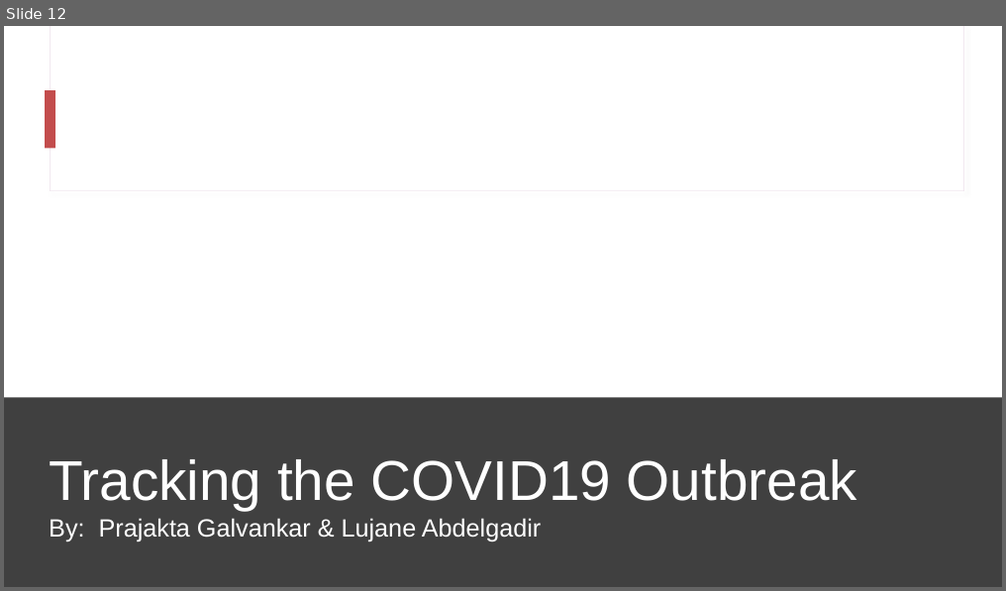
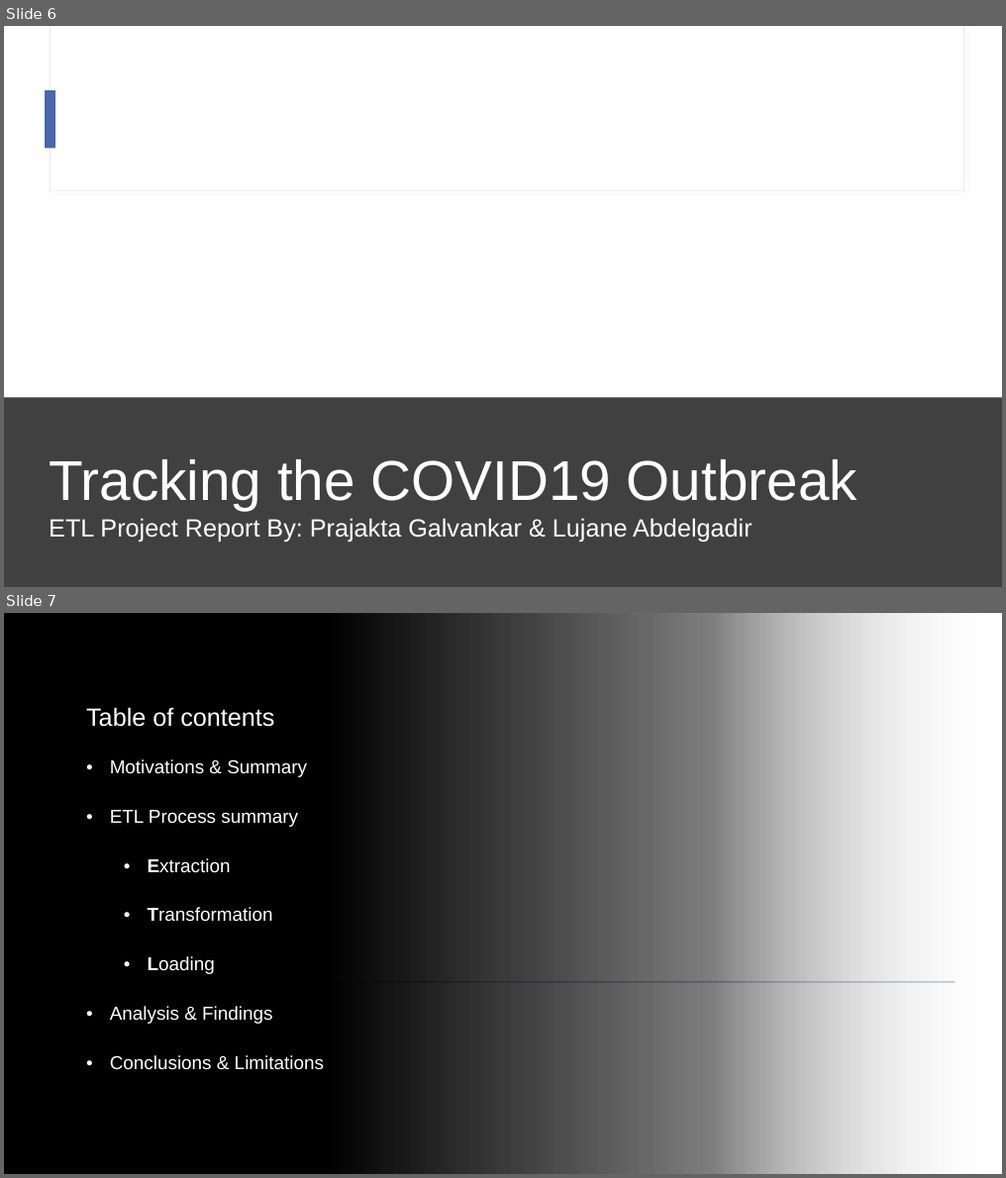
Before and after one commit to lujane-92/Project-2, a slide deck: ETL Project - Draft report.pptx. Shown one above the other, each under a label of ours: slide 12 before the commit, slides 6 and 7 after it. The pictures are 1006x591 and 1006x1178 pixels, drawn with LibreOffice and Linux fonts; fonts in the diff are those of the drawing; background and template pictures are left out. Boxes give left, top, right and bottom in pixels: in the first picture for what was removed or moved away, otherwise in the second. Text is boxed around its words. In the diff, an @@ line names an element or a change of style, - is before the commit and + after.

Commit message:
updated report

```diff
--- a/ETL Project - Draft report.pptx
+++ b/ETL Project - Draft report.pptx
@@ slide 7 added at [4,613,1002,1174], background picture (left out) @@
@@ rectangle added at [4,613,1002,1174], fill gradient #000000 to #FFFFFF @@
@@ rectangle added at [52,664,109,676], fill #4A66AC @@
@@ table added at [79,693,460,1137], 9 rows, 1 columns @@
+Table of contents
+Motivations & Summary
+ETL Process summary
+Extraction
+Transformation
+Loading
+Analysis & Findings
+Conclusions & Limitations
+
@@ rectangle added at [52,981,954,983], fill #BBBEE1 @@
@@ what was slide 12 is now slide 6 @@
@@ slide 6 changed as well @@
@@ rectangle at [50,26,963,191]: outline #F0E5EE 0.75 pt to #E4E5F3 0.75 pt @@
@@ rectangle at [46,90,55,148]: fill #C34D4D to #4A66AC @@
@@ text in rectangle at [49,518,751,543]: text changed @@
-  By: Prajakta Galvankar & Lujane Abdelgadir
+  ETL Project Report By: Prajakta Galvankar & Lujane Abdelgadir
```
Also in this commit, not shown: 5 other slides changed, 12 other slides added, 6 slides removed.
